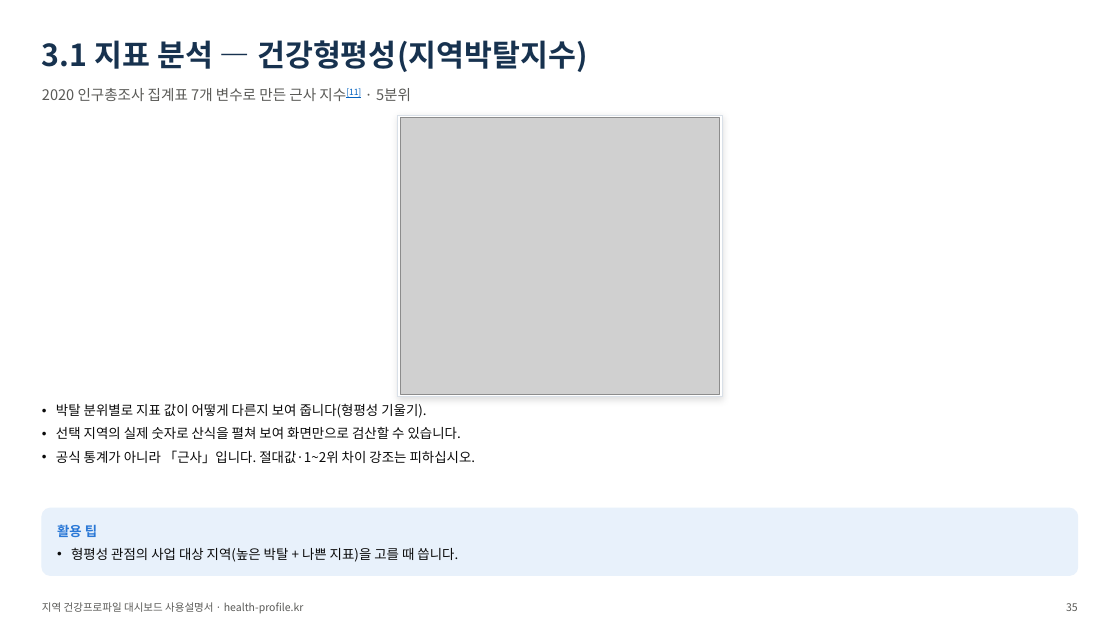
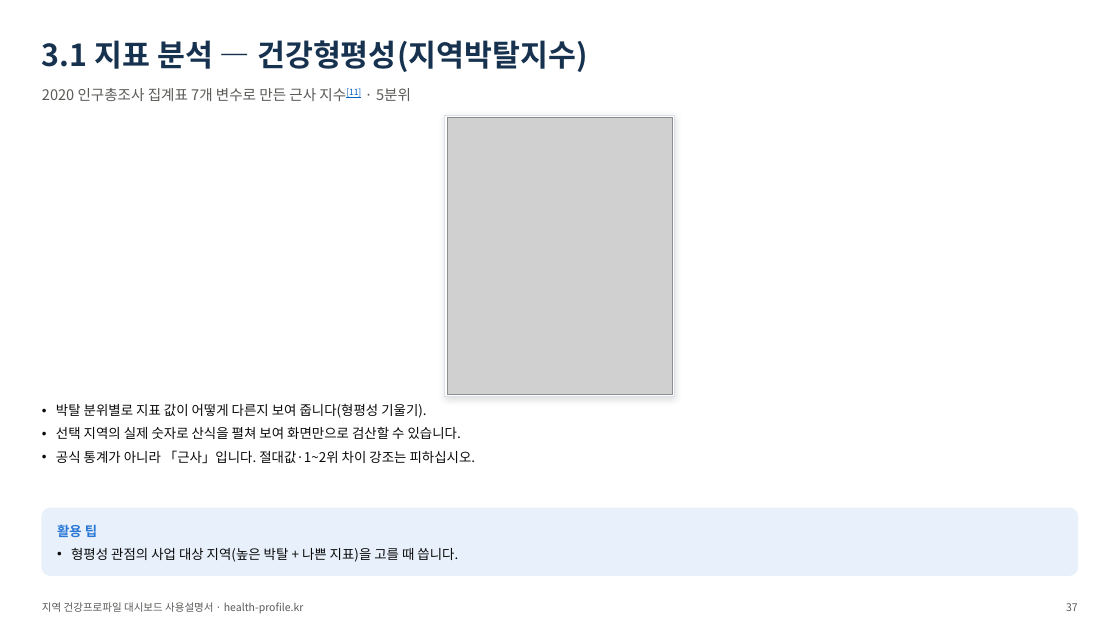
Before and after one commit to soonryu74/health-profile, a slide deck: slide 37 of docs/지역건강프로파일_대시보드_사용설명서_v1.pptx (slide 35 before the commit). Drawn at 1120x630 pixels with LibreOffice and Linux fonts; fonts in the diff are those of the drawing; grey boxes stand for pictures. Boxes give left, top, right and bottom in pixels: in the first picture for what was removed or moved away, otherwise in the second. Text is boxed around its words. In the diff, an @@ line names an element or a change of style, - is before the commit and + after.

```diff
--- a/docs/지역건강프로파일_대시보드_사용설명서_v1.pptx
+++ b/docs/지역건강프로파일_대시보드_사용설명서_v1.pptx
@@ rectangle: place and size @@
-rectangle at <box>397,115,722,397</box>
+rectangle at <box>445,115,676,397</box>
@@ picture: place and size @@
-picture at <box>400,118,719,394</box>
+picture at <box>448,118,673,394</box>
@@ text at <box>1066,603,1078,611</box>: text changed @@
-35
+37
```
Also in this commit, not shown: 43 other slides changed, 7 slides added, 6 other files.
